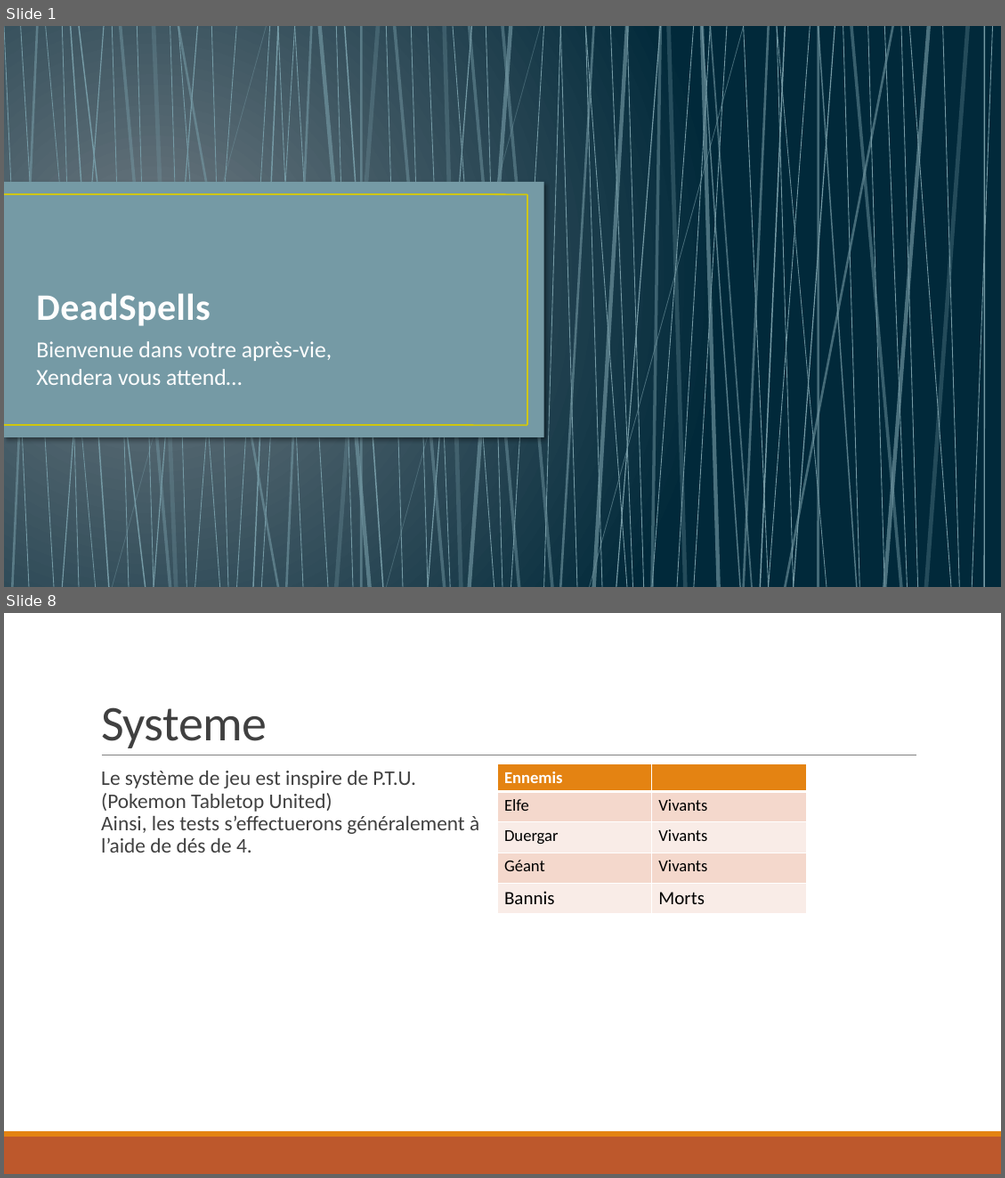
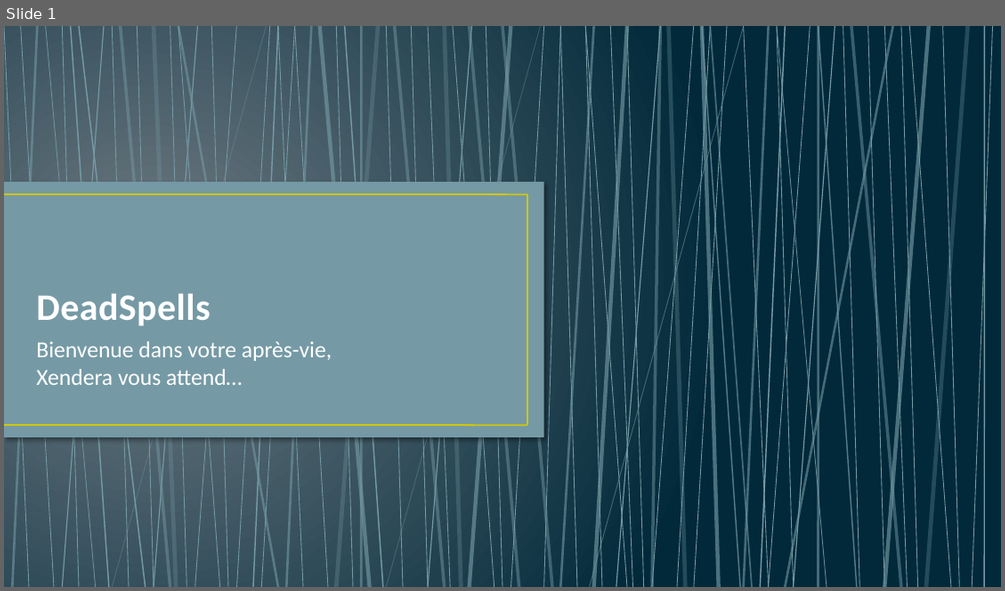
Before and after one commit to NCarrez/JdR-DeadSpells, a slide deck: 00 - Presentation.pptx. Shown one above the other, each under a label of ours: slides 1 and 8 before the commit, slide 1 after it; the slides between them are not shown. The pictures are 1005x1178 and 1005x591 pixels, drawn with LibreOffice and Linux fonts; fonts in the diff are those of the drawing. Boxes give left, top, right and bottom in pixels: in the first picture for what was removed or moved away, otherwise in the second. Text is boxed around its words. In the diff, an @@ line names an element or a change of style, - is before the commit and + after.

```diff
--- a/00 - Presentation.pptx
+++ b/00 - Presentation.pptx
@@ slide 8 removed at bbox=[4, 613, 1001, 1174], background #FFFFFF @@
@@ title removed at bbox=[101, 707, 267, 748] @@
-Systeme
@@ text removed at bbox=[101, 771, 479, 852] @@
-  Le système de jeu est inspire de P.T.U. (Pokemon Tabletop United)
-  Ainsi, les tests s’effectuerons généralement à l’aide de dés de 4.
@@ line removed from (102, 755) to (917, 755) @@
@@ table removed at bbox=[498, 764, 806, 913], 5 rows, 2 columns @@
-Ennemis | 
-Elfe | Vivants
-Duergar | Vivants
-Géant | Vivants
-Bannis | Morts
@@ rectangle removed at bbox=[4, 1136, 1001, 1174] @@
@@ rectangle removed at bbox=[4, 1131, 1001, 1136] @@
```
Also in this commit, not shown: 9 slides changed, 6 slides added, 4 other slides removed.
